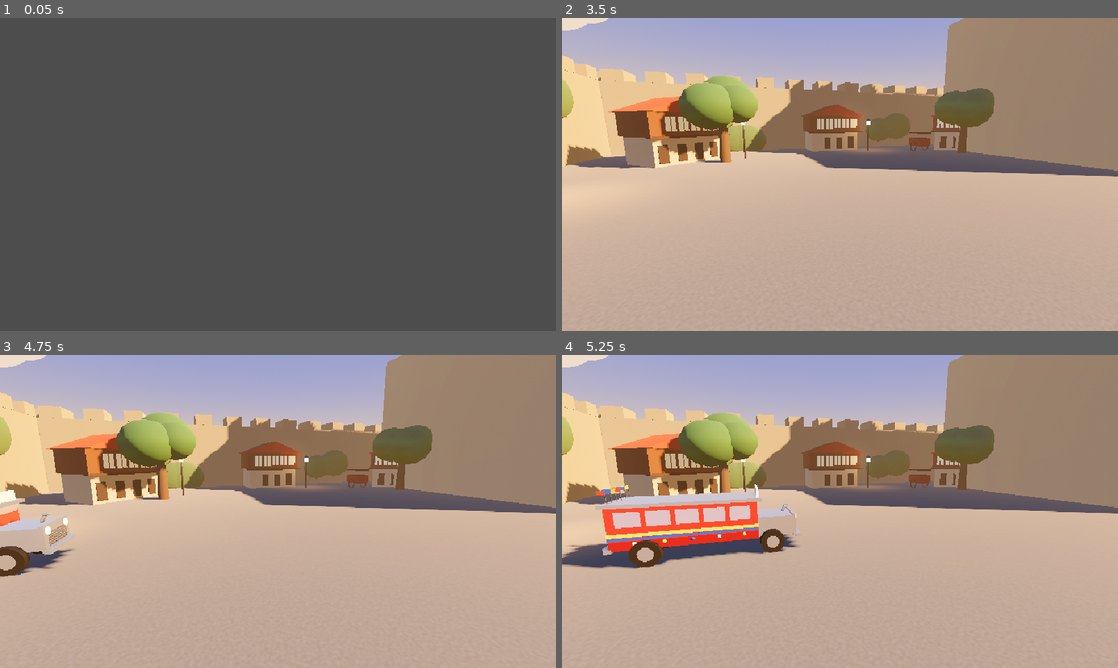
Above: before the commit, frames 1-4 (two rows, left to right).
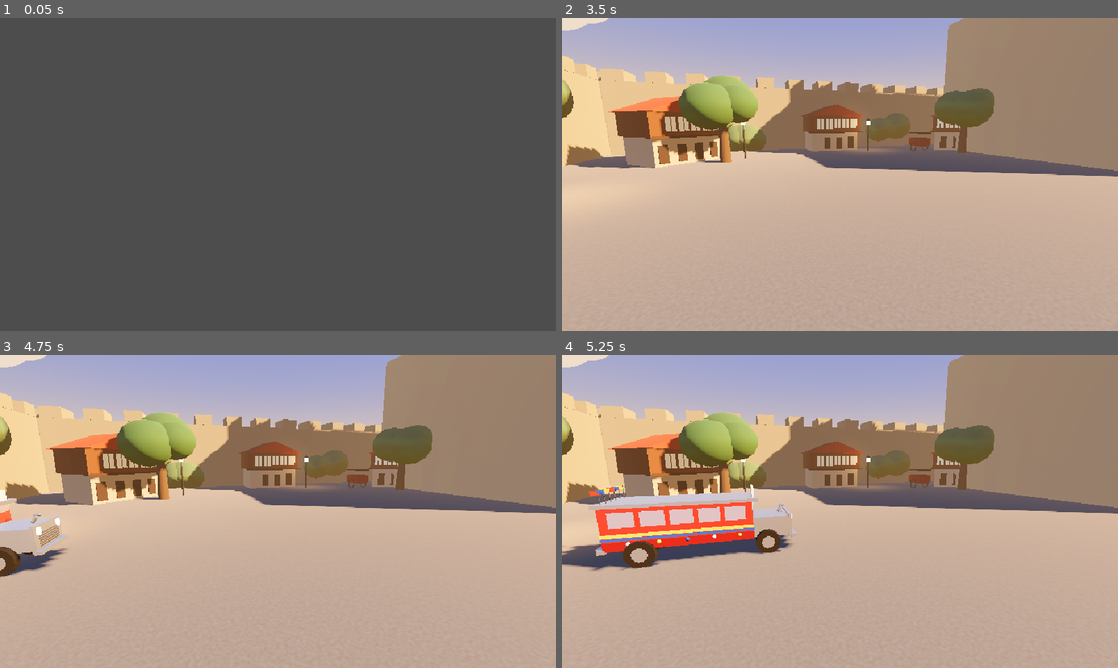
Above: after the commit, the same moments.

Repository: hazelbsebastian/Encanto
Game: Godot game, scene res://tests/PerfBenchmark.tscn
The game is run twice, just before and just after one commit, with the same random seed, the same clock (stepped at 60 frames per second) and the same inputs. This scene is started directly instead of the project's main scene.
Inputs (mouse positions are in pixels of both pictures, inside the frame that each line leads up to):
- Up to frame 1 (0.05 s): no input
- Up to frame 2 (3.5 s): tap Enter at 0.5 s; move the mouse to (962, 158) at 0.52 s; hold D (move_right) 0.53-1.25 s; tap Q (camera_left) at 0.6 s; click (962, 158) at 0.67 s; tap Space (jump) at 0.77, 1.07, 1.25 s; drag from (728, 190) to (812, 237) at 1.27 s; move the mouse to (895, 105) at 2.02 s; hold D (move_right) 2.03-2.75 s; hold X (shoot) 2.03-2.75 s; drag from (812, 237) to (673, 127) at 2.77 s
- Up to frame 3 (4.75 s): move the mouse to (444, 558) at 3.52 s; hold A (move_left) 3.53-4.25 s; tap J at 3.6 s; tap Space (jump) at 3.77, 4.07 s; tap Enter at 4.25 s; drag from (111, 464) to (194, 433) at 4.27 s
- Up to frame 4 (5.25 s): move the mouse to (867, 511) at 5.02 s; hold S (move_back) from 5.03 s (still down); tap P at 5.1 s; click (867, 511) at 5.17 s

Frame 1 is identical in both runs. In frame 2, 0.3% of the frame differs, in the area x 0-36%, y 20-43%; in frame 3, 1.3%; in frame 4, 2.0%, in the area x 0-43%, y 20-70%.

Commit message:
SA6 O1: merge static map parts into one mesh per material and 64 m cell
Draw calls on the 5 maps: 367/324/622/666/436 -> 235/187/287/396/181,
combat average 568 -> 350 (benchmark ab_nobake vs opt1_bake_run2).
Tweened parts (boats, foam), transparent and shader materials are left as
they are. Benchmark gets --no-bake (A/B) and saves a screenshot per map.

Co-Authored-By: Claude Opus 5.5 <noreply@anthropic.com>

Diff:
--- a/scripts/3d/M3.gd
+++ b/scripts/3d/M3.gd
@@ -218,3 +218,56 @@
 		out.append(n)
 	for c in n.get_children():
 		_collect(c, out)
+
+# ------------------------------------------------------- static batching --
+## Week 16 (SA6 bottleneck B1): every primitive above is its own
+## MeshInstance3D, so a map is 300-660 draw calls per frame (each shadow
+## caster is drawn again in the shadow pass). bake_static() merges the
+## static, opaque parts under `root` into one mesh per material, per shadow
+## setting and per 64 m grid cell (the cell keeps frustum culling useful).
+## Skipped: nodes tagged set_meta("dynamic", true) and their children (tweened
+## boats, foam), transparent or shader materials, meshes with per-surface
+## materials, bodies, lights, particles, MultiMesh. Returns parts merged.
+const BAKE_CELL := 64.0
+
+static func bake_static(root: Node3D) -> int:
+	var groups: Dictionary = {}
+	var merged: Array[MeshInstance3D] = []
+	_bake_collect(root, Transform3D.IDENTITY, groups, merged)
+	var n := 0
+	for key in groups:
+		var g: Dictionary = groups[key]
+		if (g["parts"] as Array).size() < 2:
+			continue   # nothing to gain - leave the original node alone
+		var st := SurfaceTool.new()
+		for part in g["parts"]:
+			st.append_from(part[0], 0, part[1])
+		var mi := MeshInstance3D.new()
+		mi.name = "Baked"
+		mi.mesh = st.commit()
+		mi.material_override = g["mat"]
+		mi.cast_shadow = g["shadow"]
+		root.add_child(mi)
+		for part in g["parts"]:
+			(part[2] as Node).queue_free()
+			n += 1
+	return n
+
+static func _bake_collect(n: Node3D, xform: Transform3D, groups: Dictionary, merged: Array[MeshInstance3D]) -> void:
+	for c in n.get_children():
+		if not (c is Node3D) or c.has_meta("dynamic") or not (c as Node3D).visible:
+			continue
+		var t: Transform3D = xform * (c as Node3D).transform
+		if c is MeshInstance3D:
+			var mi := c as MeshInstance3D
+			var m := mi.material_override as StandardMaterial3D
+			if m == null or mi.get_child_count() > 0 or mi.mesh == null or mi.mesh.get_surface_count() != 1 \
+					or m.transparency != BaseMaterial3D.TRANSPARENCY_DISABLED or mi.material_overlay != null:
+				continue
+			var cell := Vector2i(floori(t.origin.x / BAKE_CELL), floori(t.origin.z / BAKE_CELL))
+			var key := "%d|%d|%s|%d" % [m.get_instance_id(), mi.cast_shadow, mi.mesh.get_class(), cell.x * 1000 + cell.y]
+			if not groups.has(key):
+				groups[key] = {"mat": m, "shadow": mi.cast_shadow, "parts": []}
+			(groups[key]["parts"] as Array).append([mi.mesh, t, mi])
+		elif c.get_class() == "Node3D":
+			_bake_collect(c, t, groups, merged)
--- a/scripts/3d/MapBuilder3D.gd
+++ b/scripts/3d/MapBuilder3D.gd
@@ -12,6 +12,8 @@
 
 const ARENA := 21.0
 const WATER_SHADER := preload("res://assets/shaders/water.gdshader")
+## Week 16: merge static map parts into few meshes (see M3.bake_static).
+static var bake_static := true
 
 static func build(root: Node3D, map_id: String) -> Dictionary:
 	seed(hash(map_id))
@@ -35,6 +37,8 @@
 			_boracay(root, info)
 		_:
 			_banaue(root, info)
+	if bake_static:
+		info["baked_parts"] = M3.bake_static(root)
 	_ground_collider(root)
 	randomize()
 	return info
@@ -426,6 +430,7 @@
 	var wet := M3.box(root, Vector3(700, 0.02, 4), M3.mat(Color(0.8, 0.76, 0.66), 0.4), Vector3(0, 0.02, 15), Vector3.ZERO, false)
 	wet.cast_shadow = GeometryInstance3D.SHADOW_CASTING_SETTING_OFF
 	var foam := M3.box(root, Vector3(700, 0.05, 0.5), M3.mat(Color(1, 1, 1, 0.85), 0.5, 0.3), Vector3(0, 0.1, 17), Vector3.ZERO, false)
+	foam.set_meta("dynamic", true)
 	foam.create_tween().set_loops().tween_property(foam, "position:z", 16.2, 2.5).set_trans(Tween.TRANS_SINE)
 	# low sunset sun over the sea
 	M3.sphere(root, 22, M3.mat(Color(1, 0.8, 0.45), 1.0, 3.0), Vector3(40, 18, 420), Vector3.ONE, 24, false)
@@ -443,6 +448,7 @@
 	for k in range(6):
 		var p := Vector3(randf_range(-90, 90), 0.2, randf_range(45, 150))
 		var boat := Models.paraw(root, p, sails[k % 4], randf_range(0, 360))
+		boat.set_meta("dynamic", true)
 		var bt := boat.create_tween().set_loops()
 		bt.tween_property(boat, "position:y", 0.45, randf_range(1.6, 2.4)).set_trans(Tween.TRANS_SINE)
 		bt.tween_property(boat, "position:y", 0.05, randf_range(1.6, 2.4)).set_trans(Tween.TRANS_SINE)
--- a/tests/PerfBenchmark.gd
+++ b/tests/PerfBenchmark.gd
@@ -38,6 +38,8 @@
 	for a in OS.get_cmdline_user_args():
 		if a.begins_with("--label="):
 			label = a.trim_prefix("--label=")
+		if a == "--no-bake":   # A/B switch for SA6 optimisation O1
+			MapBuilder3D.bake_static = false
 	DisplayServer.window_set_vsync_mode(DisplayServer.VSYNC_DISABLED)
 	Engine.max_fps = 0
 	_vp_rid = get_viewport().get_viewport_rid()
@@ -105,7 +107,10 @@
 		load_lines.append("%-16s build+ready %7.1f ms   first frame drawn %7.1f ms" % [m, (t1 - t0) / 1000.0, (t2 - t0) / 1000.0])
 		await _frames(5)
 		phase = "map_" + m
-		await _wait(3.0)
+		await _wait(1.5)
+		DirAccess.make_dir_recursive_absolute("user://perf")
+		get_viewport().get_texture().get_image().save_png("user://perf/%s_%s.png" % [label, m])
+		await _wait(1.5)
 		phase = ""
 		_level.queue_free()
 		_level = null
@@ -237,6 +242,7 @@
 		Engine.get_version_info()["string"], OS.get_name(), Time.get_datetime_string_from_system()])
 	s.append("GPU: %s (%s) | CPU: %s x%d" % [RenderingServer.get_video_adapter_name(), RenderingServer.get_video_adapter_api_version(),
 		OS.get_processor_name(), OS.get_processor_count()])
+	s.append("Static batching (O1): %s" % ("ON" if MapBuilder3D.bake_static else "OFF (--no-bake)"))
 	s.append("Renderer: %s | window %s | vsync off, max_fps 0 | focus pauses dismissed: %d" % [
 		ProjectSettings.get_setting("rendering/renderer/rendering_method"), str(get_window().size), focus_pauses_dismissed])
 	s.append("")
